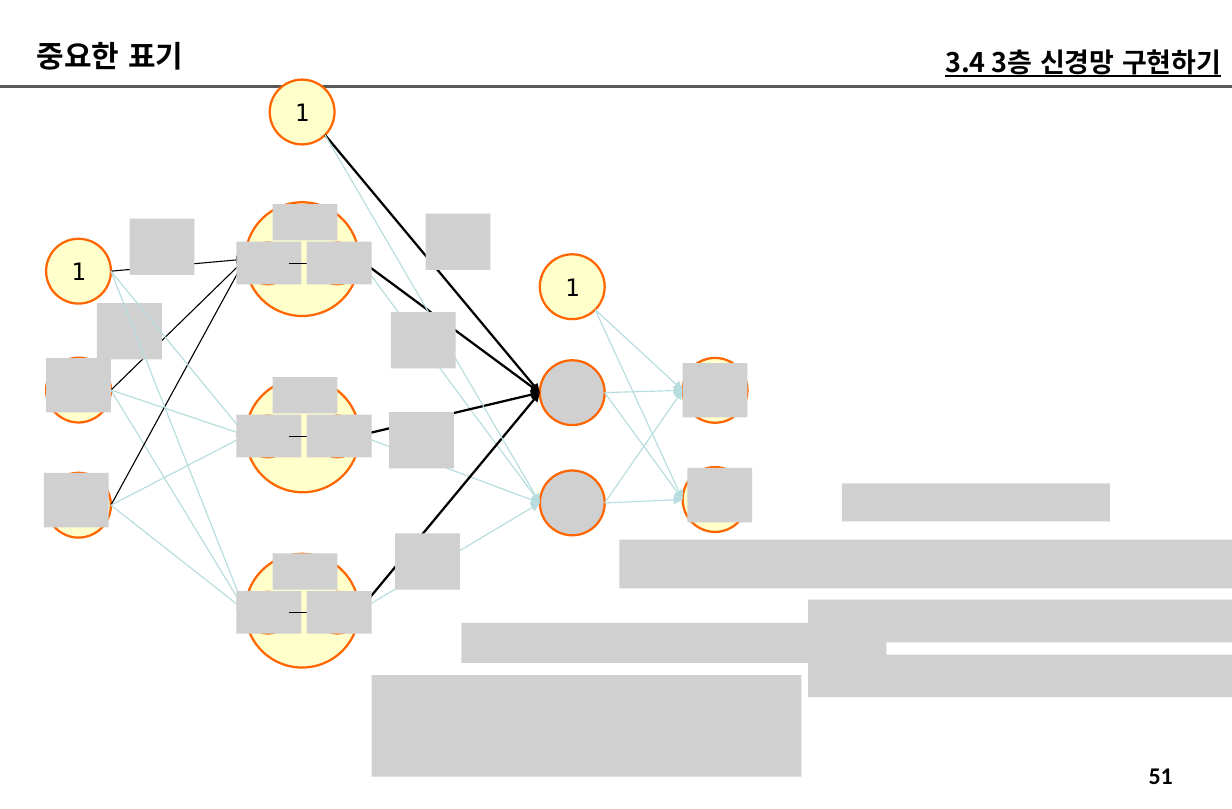
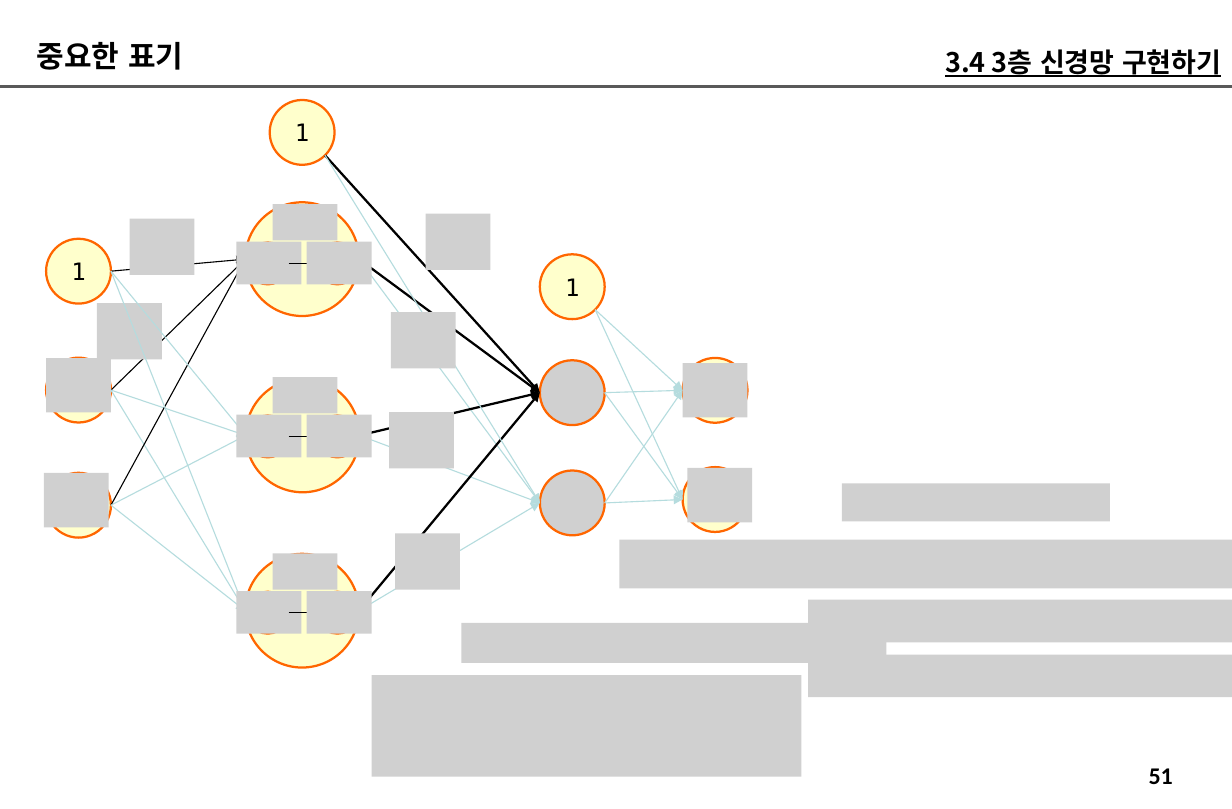
Before and after one commit to imguru-mooc/deep_learning_nlp, a slide deck: slide 51 of 인공지능_자연어처리_2_판서.pptx. Drawn at 1232x809 pixels with LibreOffice and Linux fonts; fonts in the diff are those of the drawing; grey boxes stand for pictures. Boxes give left, top, right and bottom in pixels: in the first picture for what was removed or moved away, otherwise in the second. Text is boxed around its words. In the diff, an @@ line names an element or a change of style, - is before the commit and + after.

```diff
--- a/인공지능_자연어처리_2_판서.pptx
+++ b/인공지능_자연어처리_2_판서.pptx
@@ ellipse "1": place and size @@
-ellipse "1" at [270,80,334,145]
+ellipse "1" at [270,100,334,165]
@@ arrow moved from (325, 135) - (539, 503) to (325, 155) - (539, 503) @@
@@ arrow moved from (325, 135) - (539, 393) to (325, 155) - (539, 393) @@
```
Also in this commit, not shown: 20 other slides changed.
